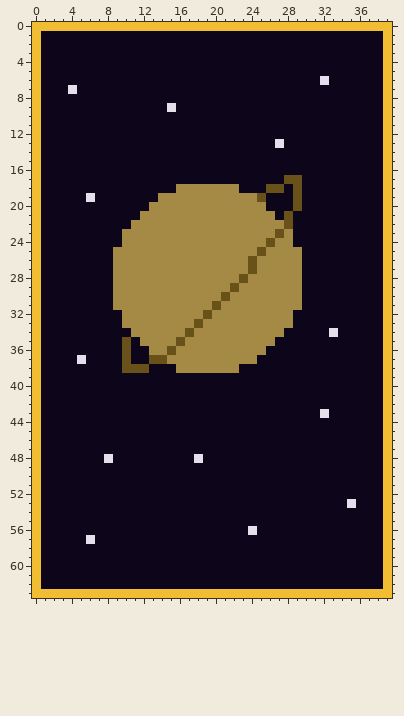
File history of a pixel-art sprite, Battle/ArtAssets/CardBack.png. That is the earlier state.
The file is 40x64 pixels.
New version:
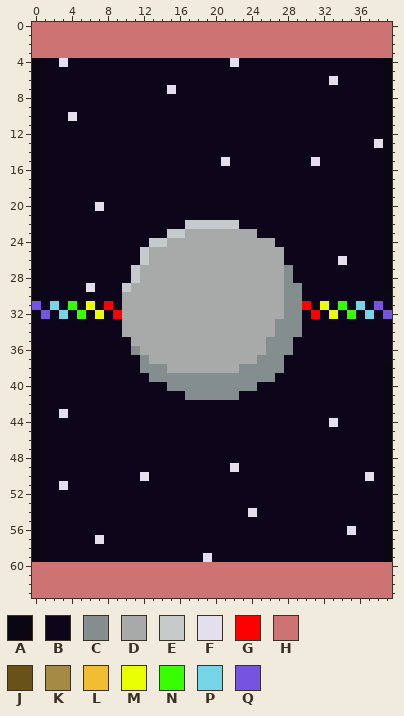
Palette (. is transparent): A #0a0612  B #0d061b  C #858e8e  D #a8aaaa  E #c5cbcb  F #e4dfed  G #ff0000  H #cd7373  J #685219  K #a48a44  L #f1bd33  M #eaff00  N #36ff00  P #75d5e6  Q #7753e2
Changes in this commit:
Changed rows in their new state; - is an unchanged pixel.
first column x 0:
 0 HHHHHHHHHHHHHHHHHHHHHHHHHHHHHHHHHHHHHHHH
 1 HHHHHHHHHHHHHHHHHHHHHHHHHHHHHHHHHHHHHHHH
 2 HHHHHHHHHHHHHHHHHHHHHHHHHHHHHHHHHHHHHHHH
 3 HHHHHHHHHHHHHHHHHHHHHHHHHHHHHHHHHHHHHHHH
 4 A--F------------------F----------------A
 5 A--------------------------------------A
 6 A-------------------------------BF-----A
 7 A---B----------F-----------------------A
 8 A--------------------------------------A
 9 A--------------B-----------------------A
10 A---F----------------------------------A
11 A--------------------------------------A
12 A--------------------------------------A
13 A--------------------------B----------FA
14 A--------------------------------------A
15 A--------------------F---------F-------A
16 A--------------------------------------A
17 A---------------------------BB---------A
18 A---------------BBBBBBB---BB-B---------A
19 A-----B-------BBBBBBBBBBBB---B---------A
20 A------F-----BBBBBBBBBBBBB---B---------A
21 A-----------BBBBBBBBBBBBBBB-B----------A
22 A----------BBBBBBEEEEEEBBBBBB----------A
23 A---------BBBBBEEDDDDDDDDBBBB----------A
24 A---------BBBEEDDDDDDDDDDDDBB----------A
25 A--------BBBEDDDDDDDDDDDDDDDBB---------A
26 A--------BBBEDDDDDDDDDDDDDDDBB----F----A
27 A--------BBEDDDDDDDDDDDDDDDDCB---------A
28 A--------BBEDDDDDDDDDDDDDDDDCB---------A
29 A-----F--BEDDDDDDDDDDDDDDDDDCC---------A
30 A--------BDDDDDDDDDDDDDDDDDDCC---------B
31 Q-P-N-M-GBDDDDDDDDDDDDDDDDDDCCG-M-N-P-QB
32 BQ-P-N-M-GDDDDDDDDDDDDDDDDDDCC-G-M-N-P-Q
33 B---------DDDDDDDDDDDDDDDDDCCC---------B
34 B---------DDDDDDDDDDDDDDDDDCCC---B-----B
35 B---------BDDDDDDDDDDDDDDDCCC----------B
36 A---------BCDDDDDDDDDDDDDDCCC----------B
37 A----B----B-CDDDDDDDDDDDDCCC-----------B
38 A---------BBCCCDDDDDDDDCCCCC-----------A
39 A------------CCCCCCCCCCCCCC------------A
40 A--------------CCCCCCCCCC--------------A
41 A----------------CCCCCC----------------A
42 A--------------------------------------A
43 A--F----------------------------B------A
44 A--------------------------------F-----A
45 A--------------------------------------A
46 A--------------------------------------A
47 A--------------------------------------A
48 A-------B---------B--------------------A
49 A---------------------F----------------A
50 A-----------F------------------------F-A
51 A--F-----------------------------------A
52 A--------------------------------------A
53 A----------------------------------B---A
54 A-----------------------F--------------A
55 A--------------------------------------A
56 A-----------------------B----------F---A
57 A-----BF-------------------------------A
58 A--------------------------------------A
59 A------------------F-------------------A
60 HHHHHHHHHHHHHHHHHHHHHHHHHHHHHHHHHHHHHHHH
61 HHHHHHHHHHHHHHHHHHHHHHHHHHHHHHHHHHHHHHHH
62 HHHHHHHHHHHHHHHHHHHHHHHHHHHHHHHHHHHHHHHH
63 HHHHHHHHHHHHHHHHHHHHHHHHHHHHHHHHHHHHHHHH
Pixel boxes of the changes (left, top, right, bottom) in both pictures:
changed: (32, 22, 392, 598)
